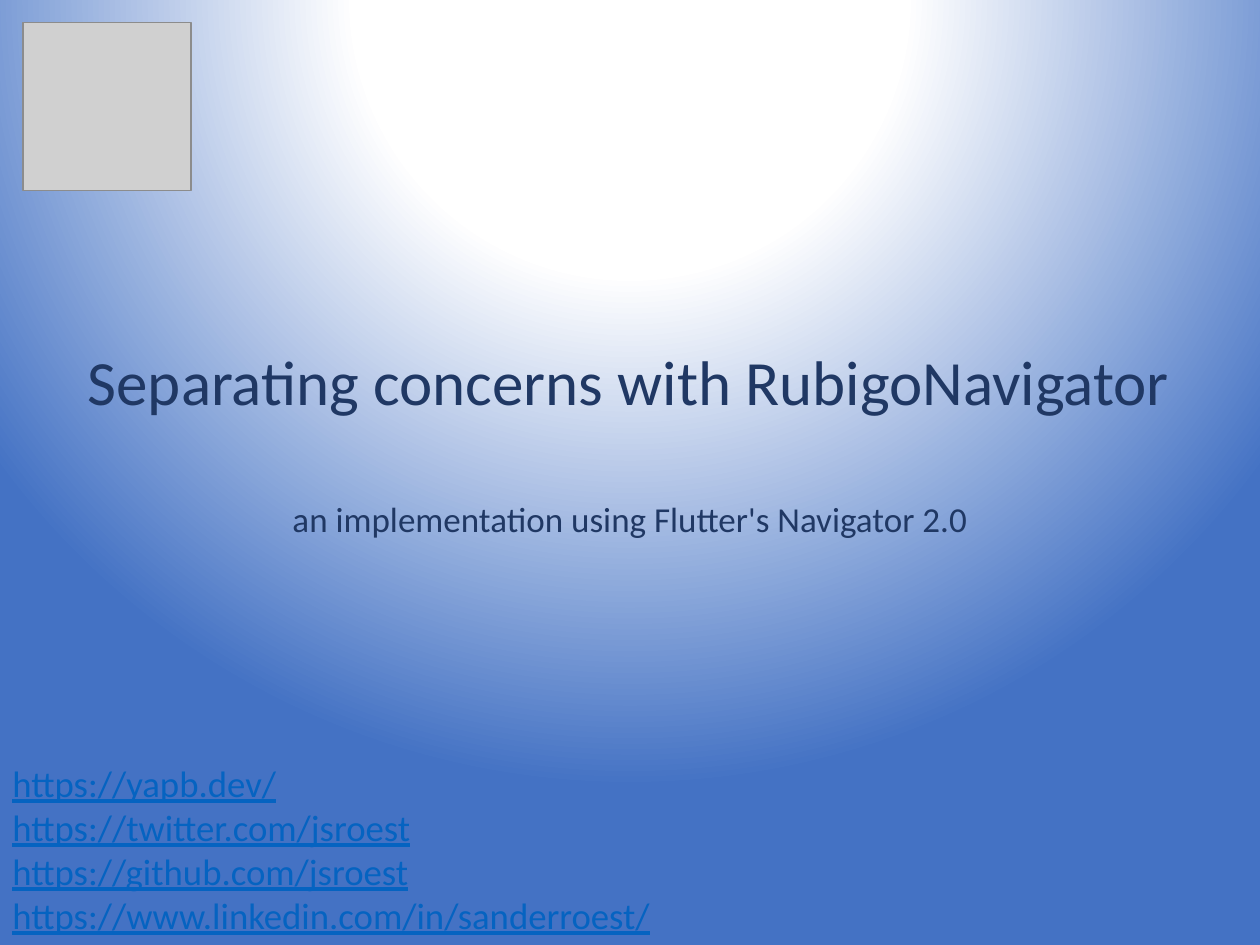
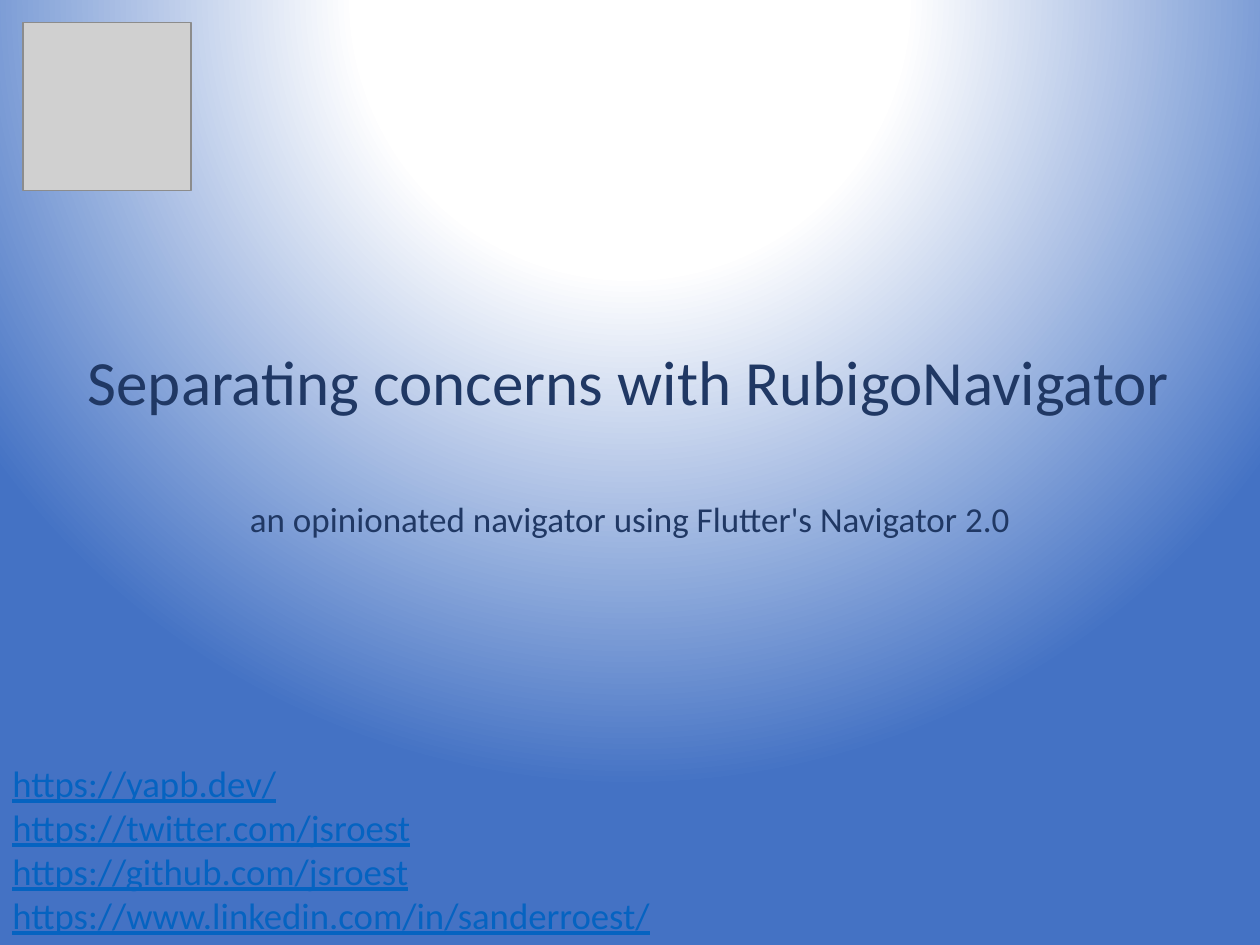
Before and after one commit to jsroest/rubigo_navigator_slides, a slide deck: slide 1 of Separating concerns with RubigoNavigator, an implementation using Flutter's Navigator 2.0.pptx. Drawn at 1260x945 pixels with LibreOffice and Linux fonts; fonts in the diff are those of the drawing; grey boxes stand for pictures. Boxes give left, top, right and bottom in pixels: in the first picture for what was removed or moved away, otherwise in the second. Text is boxed around its words. In the diff, an @@ line names an element or a change of style, - is before the commit and + after.

```diff
--- a/Separating concerns with RubigoNavigator, an implementation using Flutter's Navigator 2.0.pptx
+++ b/Separating concerns with RubigoNavigator, an implementation using Flutter's Navigator 2.0.pptx
@@ subtitle at <box>250,508,1009,538</box>: text changed @@
-an implementation using Flutter's Navigator 2.0
+an opinionated navigator using Flutter's Navigator 2.0
```
Also in this commit, not shown: 1 other slide changed.
